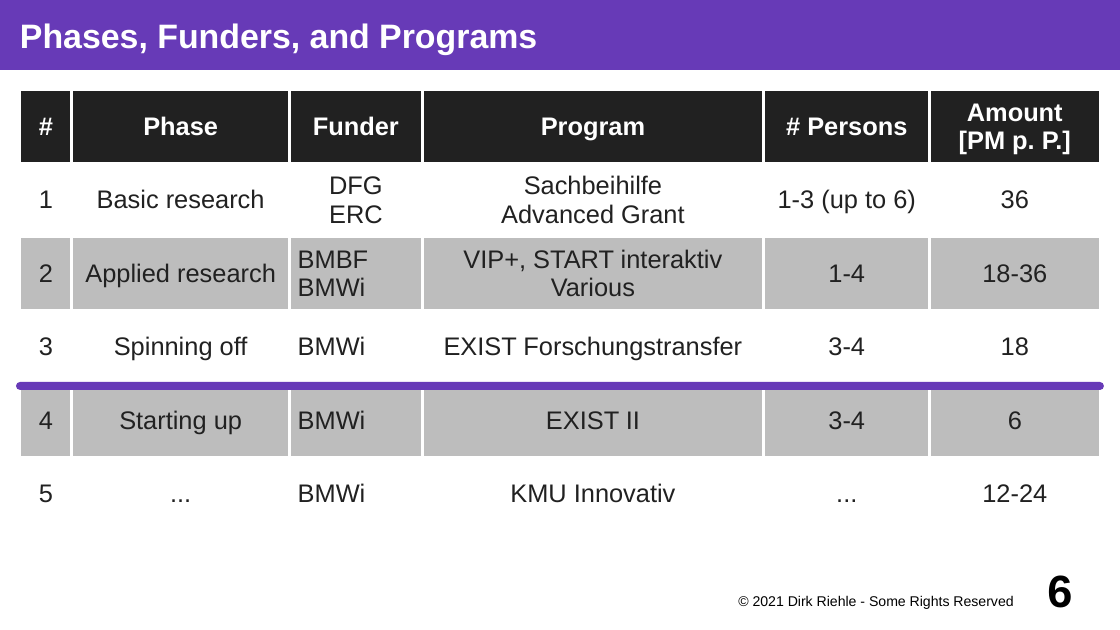
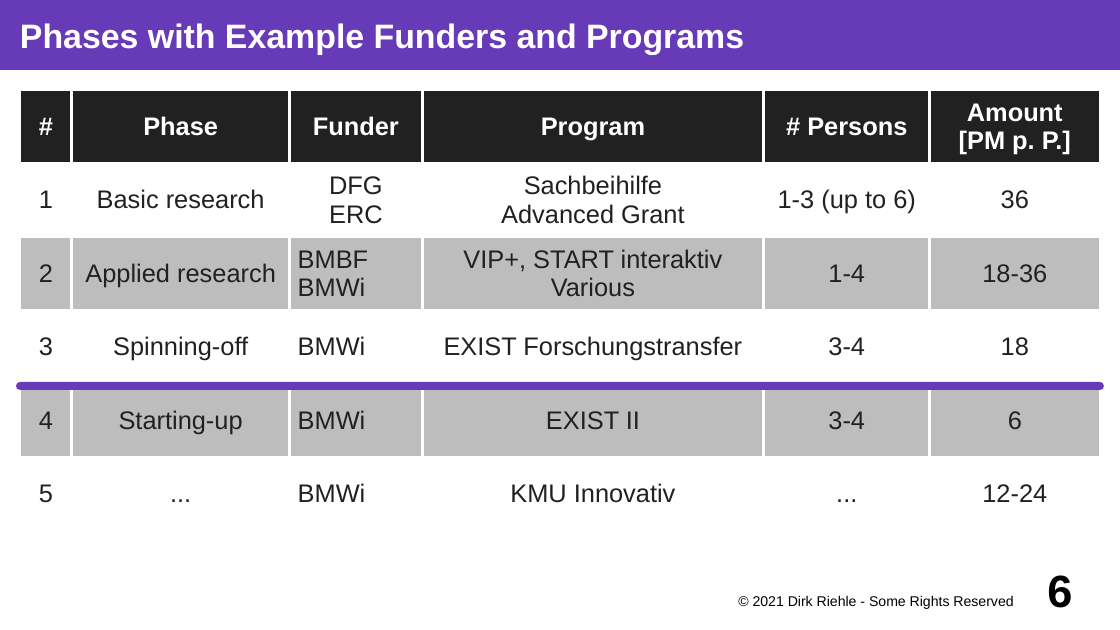
Before and after one commit to dirkriehle/coss-course, a slide deck: slide 6 of Lecture slides/COSS D03 - University Spin-offs.odp. Drawn at 1120x630 pixels with LibreOffice and Linux fonts; fonts in the diff are those of the drawing. Boxes give left, top, right and bottom in pixels: in the first picture for what was removed or moved away, otherwise in the second. Text is boxed around its words. In the diff, an @@ line names an element or a change of style, - is before the commit and + after.

```diff
--- a/Lecture slides/COSS D03 - University Spin-offs.odp
+++ b/Lecture slides/COSS D03 - University Spin-offs.odp
@@ title at (20, 23, 744, 55): text changed @@
-Phases, Funders, and Programs
+Phases with Example Funders and Programs
@@ table at (20, 90, 1101, 532) @@
-row 4, column 2: Spinning off
+row 4, column 2: Spinning-off
-row 5, column 2: Starting up
+row 5, column 2: Starting-up
```
Also in this commit, not shown: 10 other slides changed, 3 other files.
